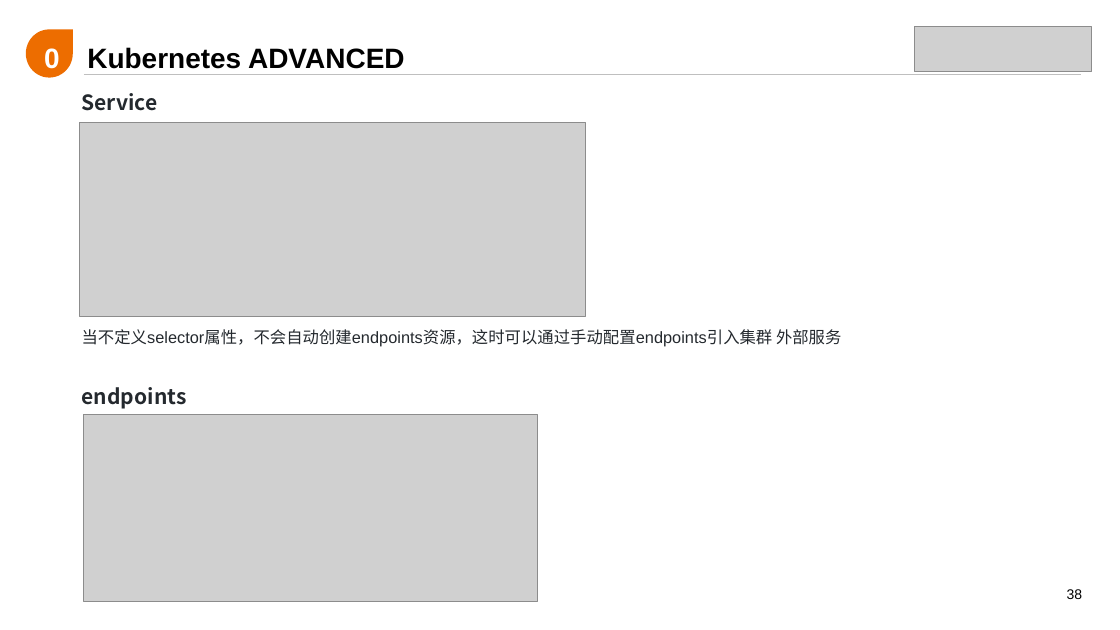
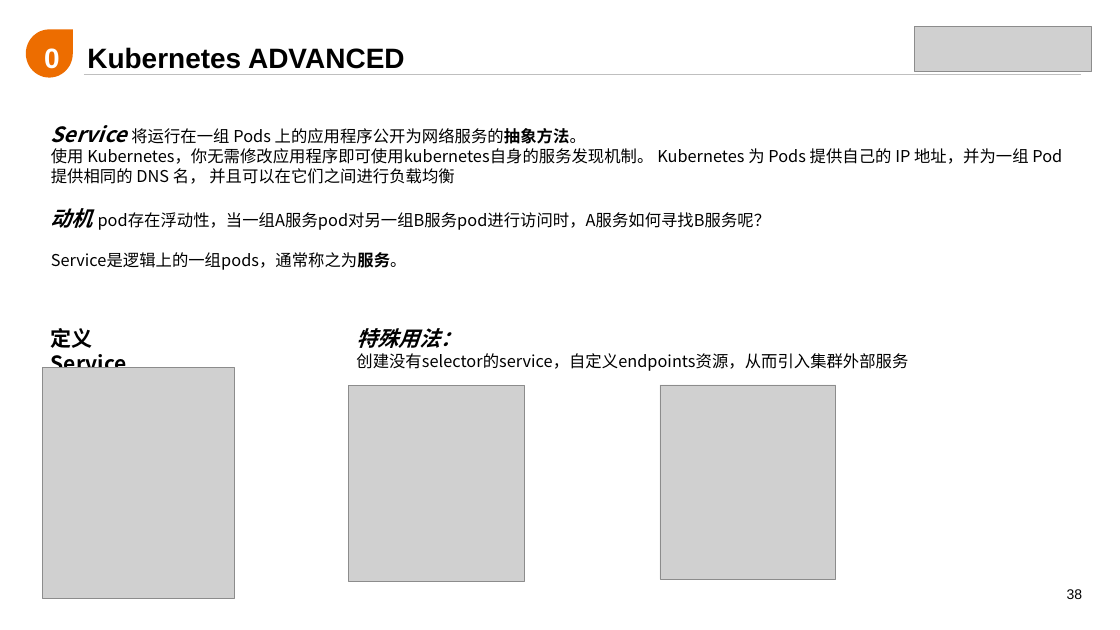
Before and after one commit to liamliu1986/kubecamp, a slide deck: slide 38 of 培训体系/002-Kubernetes,Containers Reborn/Kubernetes,Containers Reborn.pptx. Drawn at 1120x630 pixels with LibreOffice and Linux fonts; fonts in the diff are those of the drawing; grey boxes stand for pictures. Boxes give left, top, right and bottom in pixels: in the first picture for what was removed or moved away, otherwise in the second. Text is boxed around its words. In the diff, an @@ line names an element or a change of style, - is before the commit and + after.

```diff
--- a/培训体系/002-Kubernetes,Containers Reborn/Kubernetes,Containers Reborn.pptx
+++ b/培训体系/002-Kubernetes,Containers Reborn/Kubernetes,Containers Reborn.pptx
@@ text removed at <box>82,93,158,111</box> @@
-Service
@@ text added at <box>51,125,1062,270</box>, 14 pt, text #000000 @@
+Service 将运行在一组 Pods 上的应用程序公开为网络服务的抽象方法。
+使用 Kubernetes，你无需修改应用程序即可使用kubernetes自身的服务发现机制。 Kubernetes 为 Pods 提供自己的 IP 地址，并为一组 Pod 提供相同的 DNS 名， 并且可以在它们之间进行负载均衡
+动机 pod存在浮动性，当一组A服务pod对另一组B服务pod进行访问时，A服务如何寻找B服务呢？
+Service是逻辑上的一组pods，通常称之为服务。
@@ picture removed at <box>79,123,586,317</box> @@
@@ text added at <box>51,328,127,368</box>, 18 pt, text #000000, bold @@
+定义Service
@@ text removed at <box>82,329,841,347</box> @@
-当不定义selector属性，不会自动创建endpoints资源，这时可以通过手动配置endpoints引入集群 外部服务
@@ text added at <box>356,328,908,371</box>, 14 pt, text #000000 @@
+特殊用法：
+创建没有selector的service，自定义endpoints资源，从而引入集群外部服务
@@ picture added at <box>43,367,234,599</box> @@
@@ text removed at <box>82,387,187,409</box> @@
-endpoints
@@ picture added at <box>348,385,524,581</box> @@
@@ picture added at <box>660,385,836,579</box> @@
@@ picture removed at <box>83,415,537,602</box> @@
```
Also in this commit, not shown: 4 other slides changed, 23 slides added.
